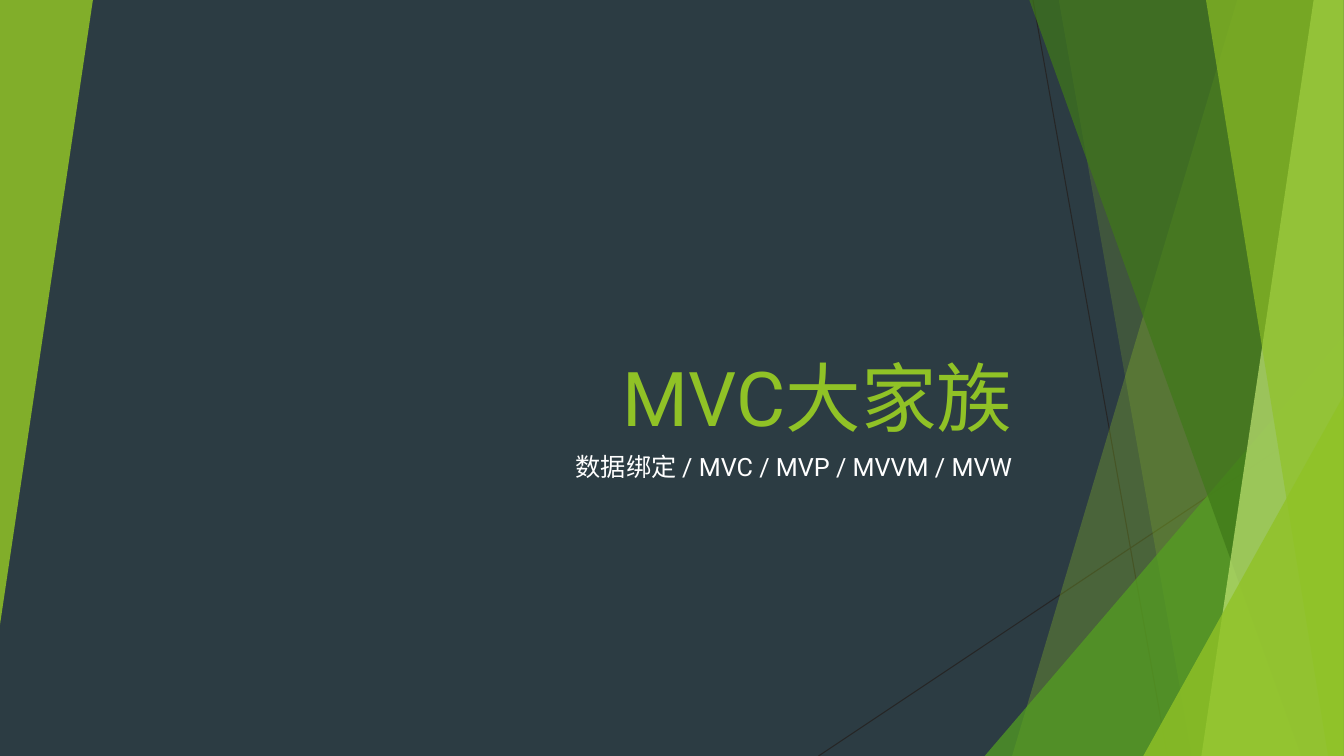
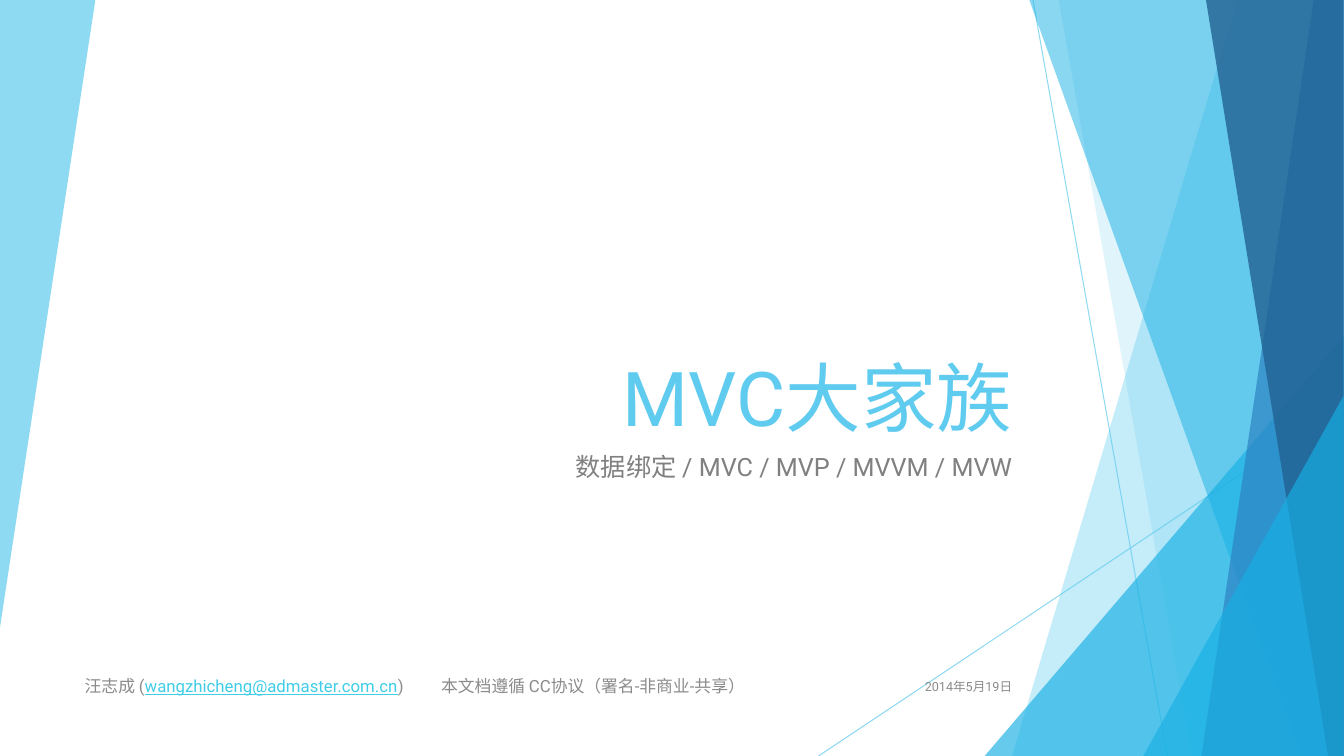
Before and after one commit to jingyanjiaoliu/others, a slide deck: slide 1 of Angular系列讲座 - MVC大家族.pptx. Drawn at 1344x756 pixels with LibreOffice and Linux fonts; fonts in the diff are those of the drawing. Boxes give left, top, right and bottom in pixels: in the first picture for what was removed or moved away, otherwise in the second. Text is boxed around its words. In the diff, an @@ line names an element or a change of style, - is before the commit and + after.

```diff
--- a/Angular系列讲座 - MVC大家族.pptx
+++ b/Angular系列讲座 - MVC大家族.pptx
@@ background #2C3C43 to #FFFFFF @@
@@ triangle removed at [0,0,93,625] @@
@@ freeform shape added at [0,0,95,627], fill #5FCBEF at 70% opacity @@
@@ freeform shape at [1012,0,1344,756]: fill #90C226 at 30% opacity to #5FCBEF at 36% opacity @@
@@ freeform shape at [1029,0,1344,756]: fill #3F7819 at 70% opacity to #17B0E4 at 50% opacity @@
@@ line (1033, 0) - (1168, 756): stroke #262626 0.75 pt to #5FCBEF 0.75 pt @@
@@ freeform shape at [1059,0,1344,756]: fill #90C226 at 20% opacity to #5FCBEF at 20% opacity @@
@@ freeform shape at [1202,0,1344,756]: fill #C0E474 at 70% opacity to #2E83C3 at 70% opacity @@
@@ freeform shape at [1206,0,1344,756]: fill #90C226 at 65% opacity to #226292 at 80% opacity @@
@@ title "MVC大家族" at [623,362,1013,432]: text colour #90C226 to #5FCBEF @@
@@ triangle at [985,336,1344,756]: fill #54A021 at 72% opacity to #17B0E4 at 66% opacity @@
@@ line (1344, 406) - (819, 756): stroke #262626 0.75 pt to #5FCBEF 0.75 pt @@
@@ triangle at [1143,396,1344,756]: fill #90C226 at 80% opacity to #17B0E4 at 66% opacity @@
@@ subtitle "数据绑定 / MVC / MVP ..." at [576,455,1012,478]: text colour #FFFFFF to #808080 @@
@@ text added at [85,678,745,696], 12 pt, text #3FCDE7, underline @@
+汪志成 (wangzhicheng@admaster.com.cn) 本文档遵循 CC协议（署名-非商业-共享）
@@ text added at [925,679,1012,692], 9 pt, text #8C8C8C @@
+2014年5月19日
```
Also in this commit, not shown: 7 other slides changed, 5 slides added, 1 slide removed, 11 other files.
